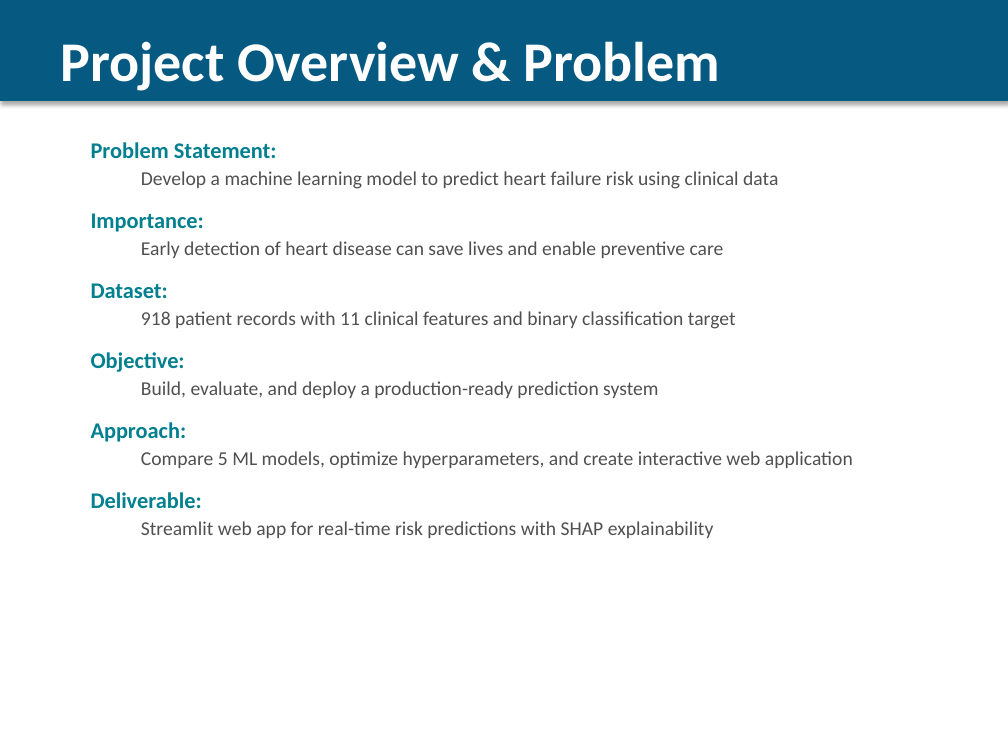
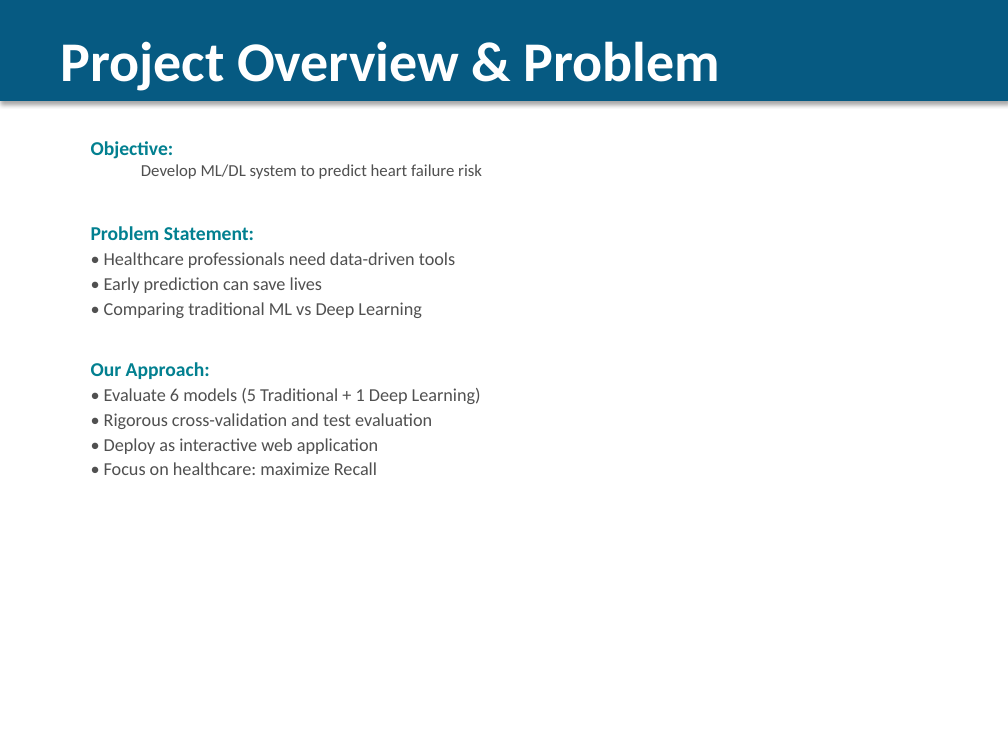
Before and after one commit to Mahdi-20/Heart-Failure-Prediction-Dataset, a slide deck: slide 3 of Heart_Failure_Presentation.pptx. Drawn at 1008x756 pixels with LibreOffice and Linux fonts; fonts in the diff are those of the drawing. Boxes give left, top, right and bottom in pixels: in the first picture for what was removed or moved away, otherwise in the second. Text is boxed around its words. In the diff, an @@ line names an element or a change of style, - is before the commit and + after.

Commit message:
Update Heart_Failure_Presentation.pptx with Deep Learning integration
Complete presentation refresh with:
- 14 comprehensive slides (expanded from 13)
- Deep Learning (TensorFlow/Keras Neural Network) fully integrated
- All 6 models performance comparison with detailed metrics
- Neural network architecture details slide
- Model selection infographic showing Random Forest as recommended
- Clear justification: highest recall (87.53%) for healthcare deployment
- Professional visualizations and color-coded recommendations
- Ready for course presentation

Key metrics included:
- Random Forest: ROC-AUC 0.9239, Recall 87.53%
- Neural Network: ROC-AUC 0.9212, Recall 84.31%
- Clear recommendation: Random Forest for production due to healthcare priority (higher recall)

```diff
--- a/Heart_Failure_Presentation.pptx
+++ b/Heart_Failure_Presentation.pptx
@@ text at (x1=91, y1=141, x2=482, y2=179): paragraphs added @@
+Objective:
+  Develop ML/DL system to predict heart failure risk
@@ text at (x1=91, y1=226, x2=254, y2=240): size 16 to 14 pt in "Problem Statement:"; less space between paragraphs @@
@@ text at (x1=91, y1=252, x2=481, y2=475): text changed; size 14 to 13 pt @@
-  Develop a machine learning model to predict heart failure risk using clinical data
-Importance:
-  Early detection of heart disease can save lives and enable preventive care
-Dataset:
-  918 patient records with 11 clinical features and binary classification target
-Objective:
-  Build, evaluate, and deploy a production-ready prediction system
-Approach:
-  Compare 5 ML models, optimize hyperparameters, and create interactive web application
-Deliverable:
-  Streamlit web app for real-time risk predictions with SHAP explainability
+• Healthcare professionals need data-driven tools
+• Early prediction can save lives
+• Comparing traditional ML vs Deep Learning
+Our Approach:
+• Evaluate 6 models (5 Traditional + 1 Deep Learning)
+• Rigorous cross-validation and test evaluation
+• Deploy as interactive web application
+• Focus on healthcare: maximize Recall
```
Also in this commit, not shown: 9 other slides changed, 3 slides added, 2 slides removed, 1 other file.
